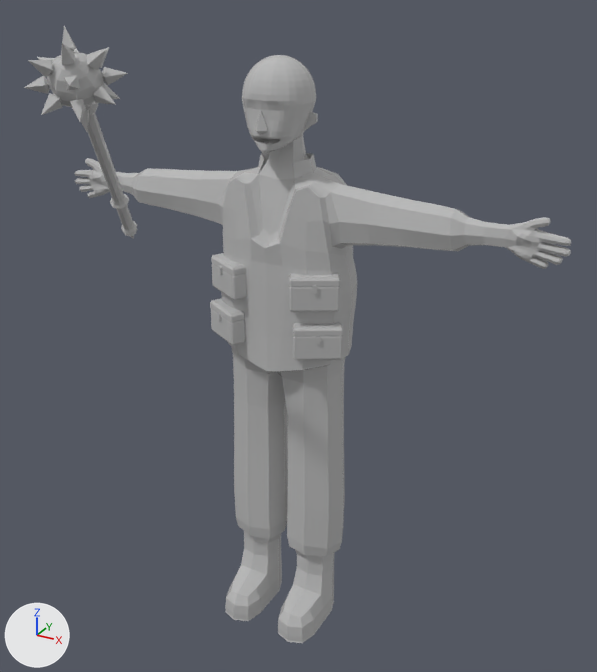
The FBX model WildRumble/Assets/Animations/FBX animations/Weapon Animations/First Person Morning Star Animations/Morning Star Rig Idle.fbx, before and after one commit.
Camera for both pictures: a 50 mm lens placed at (1.31, -2.24, 2.31), pointed at (0.17, -0.16, 1.27). Every picture has the same lights, and +X, +Y and +Z are marked at lower left. The picture after the commit comes second. Where no turn or scale is listed for an object, it has been applied to the vertices. Vertices at exactly the same position are counted once.

Objects in the first picture: 'Hunter', 'pCube16'.
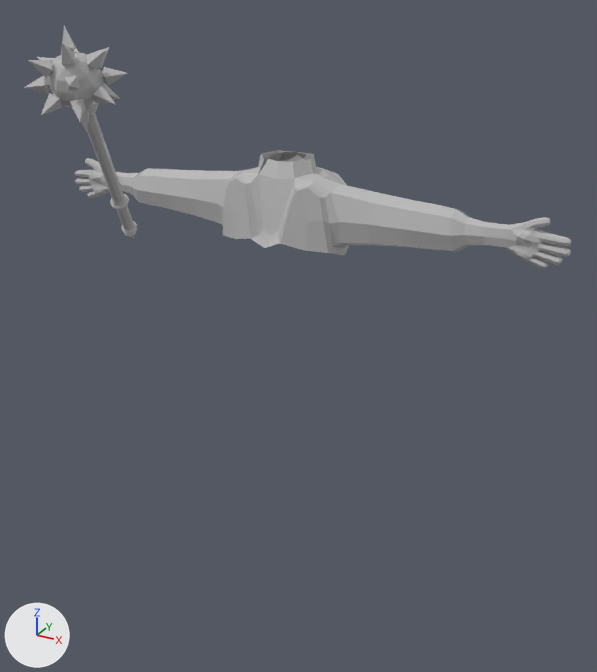
What differs and where, as boxes (x1, y1, x2, y2) in the pictures (597 x 672 px):
'Hunter', reshaped (80% shorter)
    before: (74, 55, 571, 643)
    after: (74, 150, 571, 269)
part 1 of me_mesh, deleted
    before: (210, 110, 343, 360)
part 2 of me_mesh, deleted
    before: (242, 55, 316, 162)
part 3 of me_mesh, deleted
    before: (221, 236, 357, 643)

Patch to the scene script:
```diff
--- a/WildRumble/Assets/Animations/FBX animations/Weapon Animations/First Person Morning Star Animations/Morning Star Rig Idle.fbx.py
+++ b/WildRumble/Assets/Animations/FBX animations/Weapon Animations/First Person Morning Star Animations/Morning Star Rig Idle.fbx.py
@@ me_mesh @@
 # used by ob_hunter; location = (0.0, 0.0, 0.0)
-me_mesh.from_pydata(...)  # 2788 vertices, 2760 faces; spans x -0.91..0.91, y -0.16..0.21, z 0.0..2.09
+me_mesh.from_pydata(...)  # 1294 vertices, 1274 faces; spans x -0.91..0.91, y -0.08..0.2, z 1.48..1.78
+# me_mesh part 1: 11 loose pieces with 330 vertices, spanning x -0.26..0.26, y -0.11..0.05, z 1.15..1.94, are deleted
+# me_mesh part 2: 647 vertices removed from x -0.11..0.11, y -0.09..0.13, z 1.8..2.09
+# me_mesh part 3: 517 vertices removed from x -0.24..0.24, y -0.16..0.21, z 0.0..1.46
 me_mesh.materials.append(mat_gameprotagonist4_skin)
@@ me_mesh @@
 me_mesh.materials.append(mat_gameprotagonist4_camo)
-me_mesh.materials.append(mat_gameprotagonist4_boots)  # grey #bcbcbc
 me_mesh.materials.append(mat_gameprotagonist4_undershirt)
-me_mesh.materials.append(mat_gameprotagonist4_pants)  # grey #bcbcbc
```
